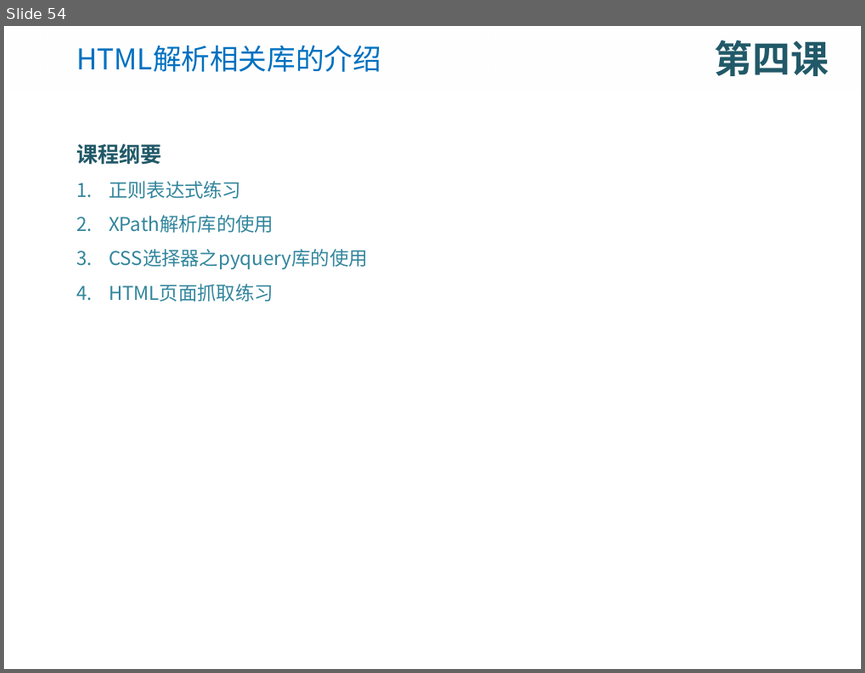
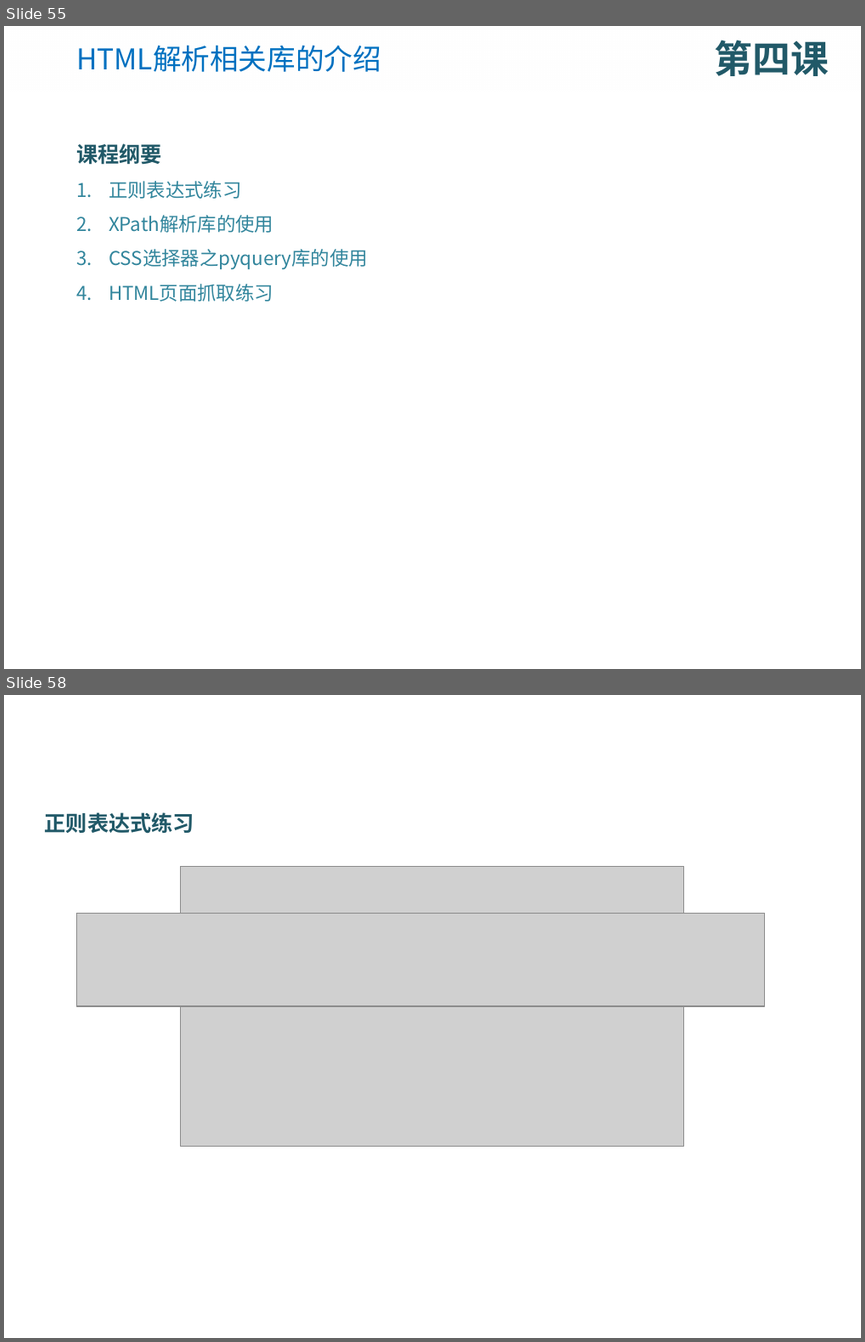
Before and after one commit to DataScienceCoding/Python-Web-Crawler, a slide deck: Python-Web-Crawler.pptx. Shown one above the other, each under a label of ours: slide 54 before the commit, slides 55 and 58 after it; the slides between them are not shown. The pictures are 865x673 and 865x1342 pixels, drawn with LibreOffice and Linux fonts; fonts in the diff are those of the drawing; grey boxes stand for pictures; background and template pictures are left out. Boxes give left, top, right and bottom in pixels: in the first picture for what was removed or moved away, otherwise in the second. Text is boxed around its words. In the diff, an @@ line names an element or a change of style, - is before the commit and + after.

```diff
--- a/Python-Web-Crawler.pptx
+++ b/Python-Web-Crawler.pptx
@@ slide 58 added at bbox=[4, 695, 861, 1338], background picture (left out) @@
@@ text added at bbox=[45, 812, 194, 834], 18 pt, text #215968, bold @@
+正则表达式练习
@@ picture added at bbox=[181, 867, 683, 1145] @@
@@ picture added at bbox=[77, 913, 765, 1006] @@
@@ what was slide 54 is now slide 55 @@
```
Also in this commit, not shown: 4 slides changed, 15 other slides added, 8 other files.
